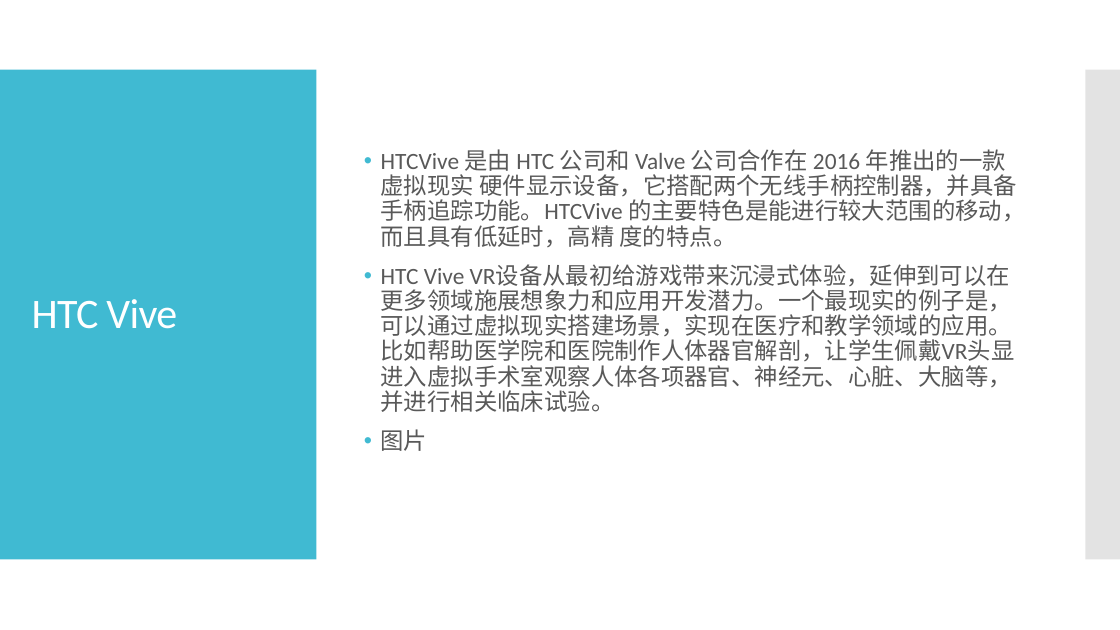
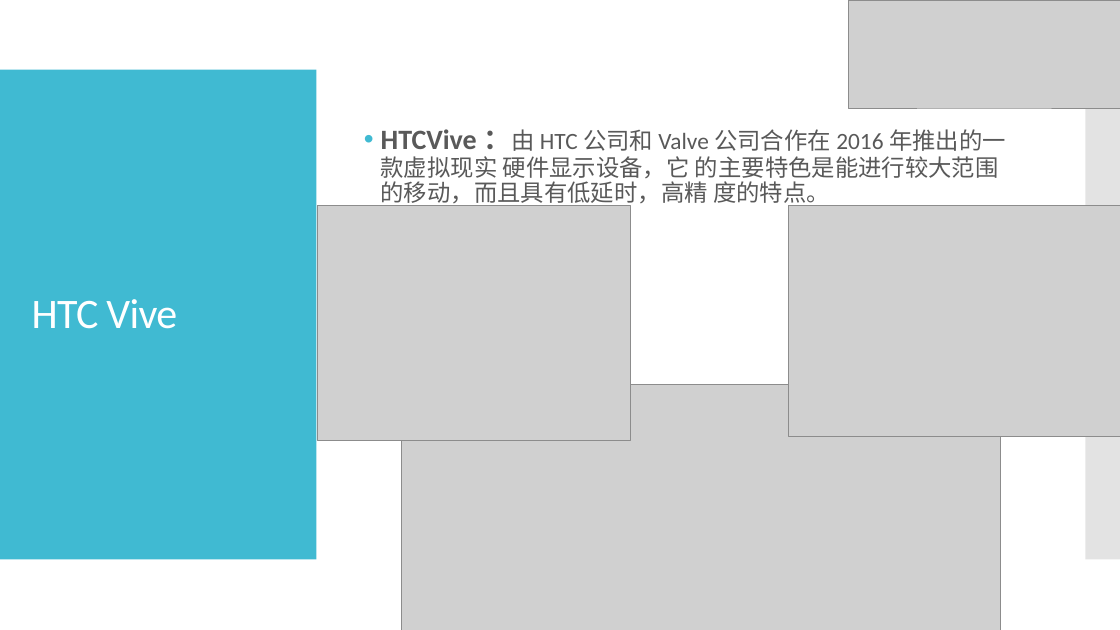
Before and after one commit to binWW/SchoolReport-Private-, a slide deck: slide 9 of 毕业论文/硕士毕业设计答辩.pptx (slide 11 before the commit). Drawn at 1120x630 pixels with LibreOffice and Linux fonts; fonts in the diff are those of the drawing; grey boxes stand for pictures. Boxes give left, top, right and bottom in pixels: in the first picture for what was removed or moved away, otherwise in the second. Text is boxed around its words. In the diff, an @@ line names an element or a change of style, - is before the commit and + after.

```diff
--- a/毕业论文/硕士毕业设计答辩.pptx
+++ b/毕业论文/硕士毕业设计答辩.pptx
@@ picture added at [849,0,1120,108] @@
@@ text at [381,129,1006,207]: text changed @@
-• HTCVive 是由 HTC 公司和 Valve 公司合作在 2016 年推出的一款虚拟现实 硬件显示设备，它搭配两个无线手柄控制器，并具备手柄追踪功能。HTCVive 的主要特色是能进行较大范围的移动，而且具有低延时，高精 度的特点。
-• HTC Vive VR设备从最初给游戏带来沉浸式体验，延伸到可以在更多领域施展想象力和应用开发潜力。一个最现实的例子是，可以通过虚拟现实搭建场景，实现在医疗和教学领域的应用。比如帮助医学院和医院制作人体器官解剖，让学生佩戴VR头显进入虚拟手术室观察人体各项器官、神经元、心脏、大脑等，并进行相关临床试验。
-• 图片
+• HTCVive ：由 HTC 公司和 Valve 公司合作在 2016 年推出的一款虚拟现实 硬件显示设备，它 的主要特色是能进行较大范围的移动，而且具有低延时，高精 度的特点。
@@ picture added at [318,206,630,441] @@
@@ picture added at [789,206,1120,437] @@
@@ picture added at [401,385,1001,630] @@
```
Also in this commit, not shown: 26 other slides changed, 2 slides added, 7 slides removed, 6 other files.
